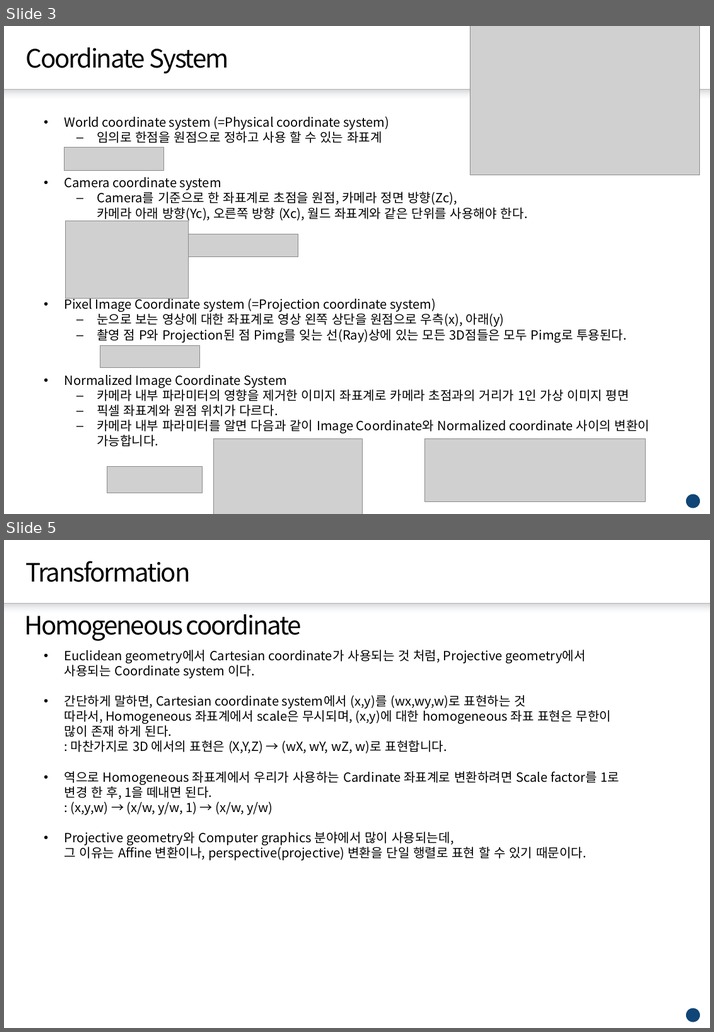
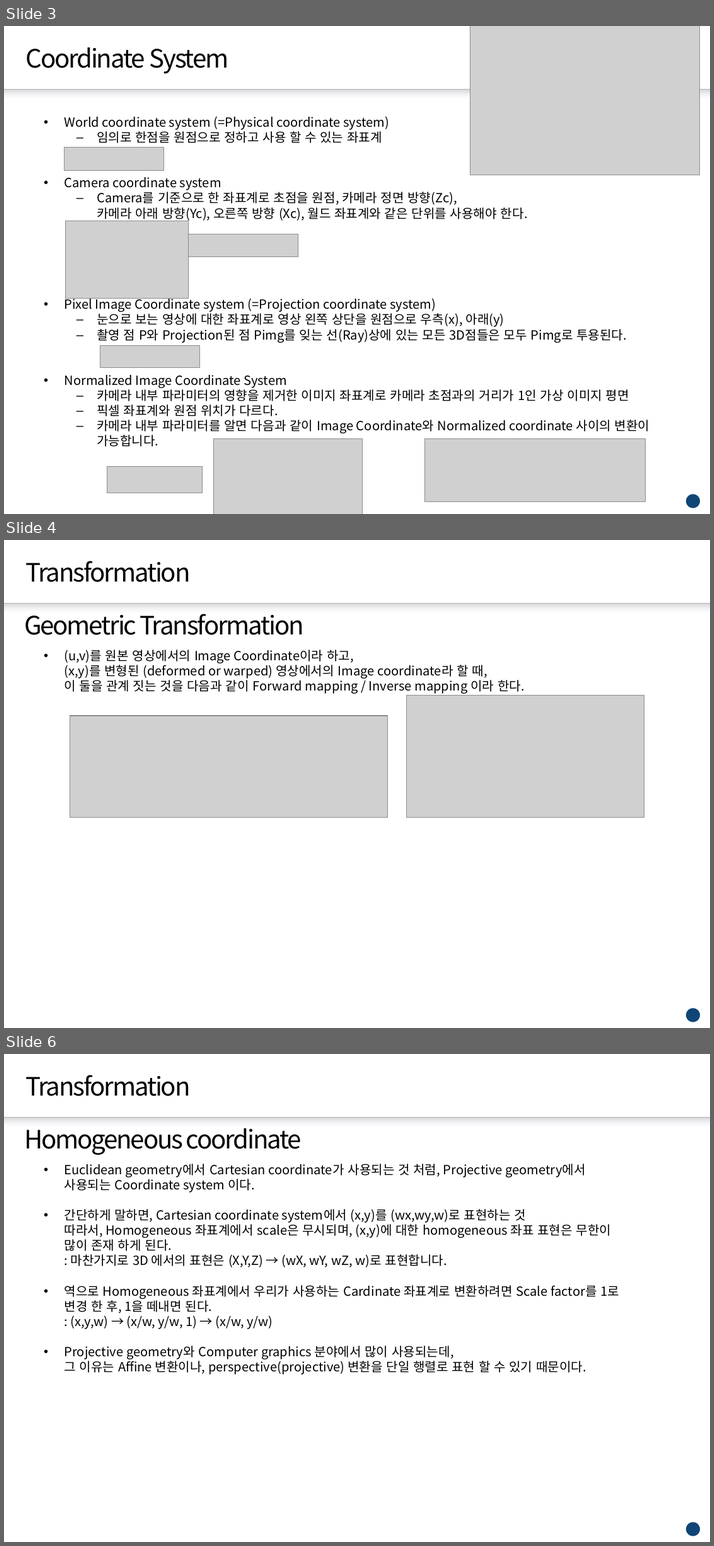
Before and after one commit to jh4843/OpenGLTest, a slide deck: calculus.pptx. Shown one above the other, each under a label of ours: slides 3 and 5 before the commit, slides 3, 4 and 6 after it; the slides between them are not shown. The pictures are 714x1032 and 714x1546 pixels, drawn with LibreOffice and Linux fonts; fonts in the diff are those of the drawing; grey boxes stand for pictures; background and template pictures are left out. Boxes give left, top, right and bottom in pixels: in the first picture for what was removed or moved away, otherwise in the second. Text is boxed around its words. In the diff, an @@ line names an element or a change of style, - is before the commit and + after.

```diff
--- a/calculus.pptx
+++ b/calculus.pptx
@@ slide 4 added at [4, 540, 710, 1028], background #FFFFFF; not listed: 3 template elements that a slide beside it also shows @@
@@ title added at [26, 561, 190, 582], 28 pt, text #000000 @@
+Transformation
@@ text added at [24, 614, 304, 635], 28 pt, text #000000 @@
+Geometric Transformation
@@ text added at [64, 650, 524, 694], 14 pt, text #000000 @@
+• (u,v)를 원본 영상에서의 Image Coordinate이라 하고,
+  (x,y)를 변형된 (deformed or warped) 영상에서의 Image coordinate라 할 때,
+  이 둘을 관계 짓는 것을 다음과 같이 Forward mapping / Inverse mapping 이라 한다.
@@ picture added at [406, 695, 644, 818] @@
@@ picture added at [70, 716, 388, 818] @@
@@ what was slide 5 is now slide 6 @@
```
Also in this commit, not shown: 1 slide changed, 7 other slides added, 9 other files.
